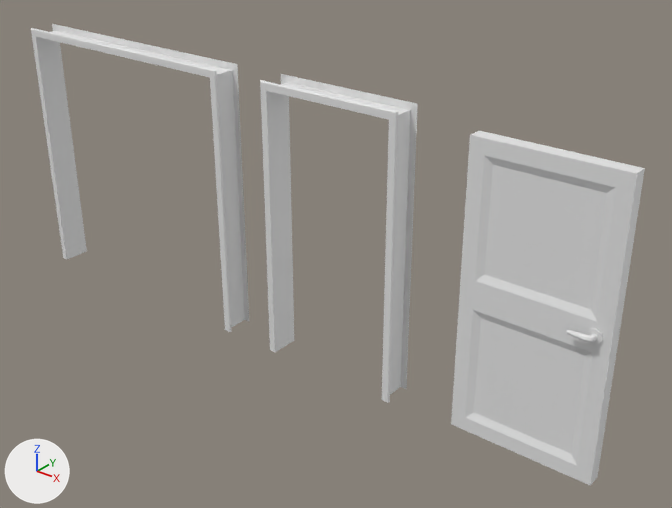
An edit to the Blender file vongott/Assets/Mesh/Walls/doors.blend, drawn before and after from the same camera.
Camera for both pictures: a 50 mm lens placed at (4.56, -4.45, 3.68), pointed at (0.86, 0.18, 0.81). Every picture has the same lights, and +X, +Y and +Z are marked at lower left.

The first picture shows 'door_frame_double', 'door_frame_single', 'door_wood_1'.
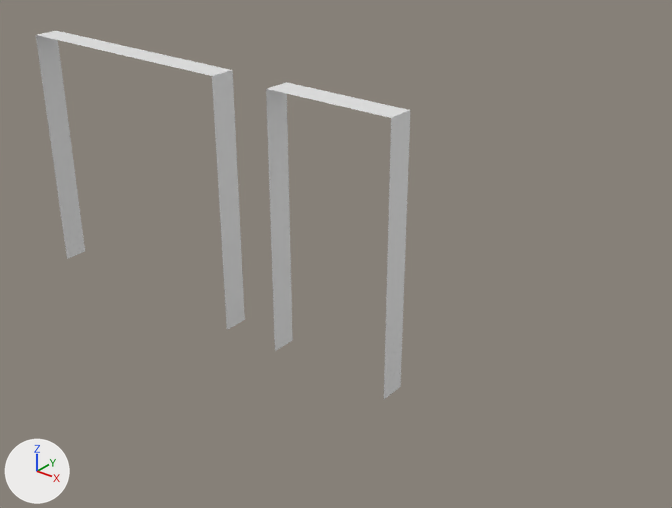
What differs and where, as boxes [x1, y1, x2, y2] in the pictures (672 x 508 px):
```json
{"object": "door_wood_1", "change": "deleted", "before": [451, 131, 645, 486]}
{"object": "door_frame_single", "change": "reshaped", "before": [260, 74, 418, 403], "after": [266, 82, 410, 399], "on screen": "9% narrower"}
{"object": "door_frame_double", "change": "reshaped", "before": [31, 24, 249, 332], "after": [36, 31, 245, 330]}
```

Edits to the scene script, one JSON object a line:
```json
{"block": "me_cube_001", "where": "# used by ob_door_frame_double; location = (-1.0, 0.0, 0.0); rotation_euler = (1.571, 0.0, 0.0), in degrees (90, 0, 0)"}
{"op": "remove", "block": "me_cube_001", "code": "me_cube_001.from_pydata(...)  # 56 vertices, 56 faces; spans x -1.05..1.05, y 0.0..2.05, z -0.11..0.11"}
{"op": "add", "block": "me_cube_001", "code": "me_cube_001.from_pydata(...)  # 16 vertices, 3 faces, 10 loose edges; spans x -1.0..1.0, y 0.0..2.0, z -0.11..0.11"}
{"block": "me_cube_001", "change": "me_cube_001 part 1"}
{"block": "me_cube_001", "change": "40 vertices are removed from x -1.05..1.05, y 0.0..2.05, z -0.11..0.11"}
{"block": "me_cube_001", "change": "56 faces are deleted"}
{"block": "me_cube_001", "change": "10 loose edges are added"}
{"block": "me_cube_001", "change": "3 new faces join them"}
{"block": "me_cube_002", "where": "# used by ob_door_frame_single; location = (1.0, 0.0, 0.0); rotation_euler = (1.571, 0.0, 0.0), in degrees (90, 0, 0)"}
{"op": "remove", "block": "me_cube_002", "code": "me_cube_002.from_pydata(...)  # 56 vertices, 56 faces; spans x -0.55..0.55, y 0.0..2.05, z -0.11..0.11"}
{"op": "add", "block": "me_cube_002", "code": "me_cube_002.from_pydata(...)  # 8 vertices, 3 faces; spans x -0.5..0.5, y 0.0..2.0, z -0.1..0.1"}
{"block": "me_cube_002", "change": "me_cube_002 part 2"}
{"block": "me_cube_002", "change": "48 vertices are removed from x -0.55..0.55, y 0.0..2.05, z -0.11..0.11"}
{"block": "me_cube_002", "change": "56 faces are deleted"}
{"block": "me_cube_002", "change": "3 new faces join them"}
{"op": "remove", "block": "ob_door_wood_1", "code": ["ob_door_wood_1 = bpy.data.objects.new('door_wood_1', me_cube)", "ob_door_wood_1.location = (2.0, 0.0, 0.0)", "ob_door_wood_1.rotation_euler = (1.571, 0.0, 0.0)  # degrees (90, 0, 0)"]}
```
